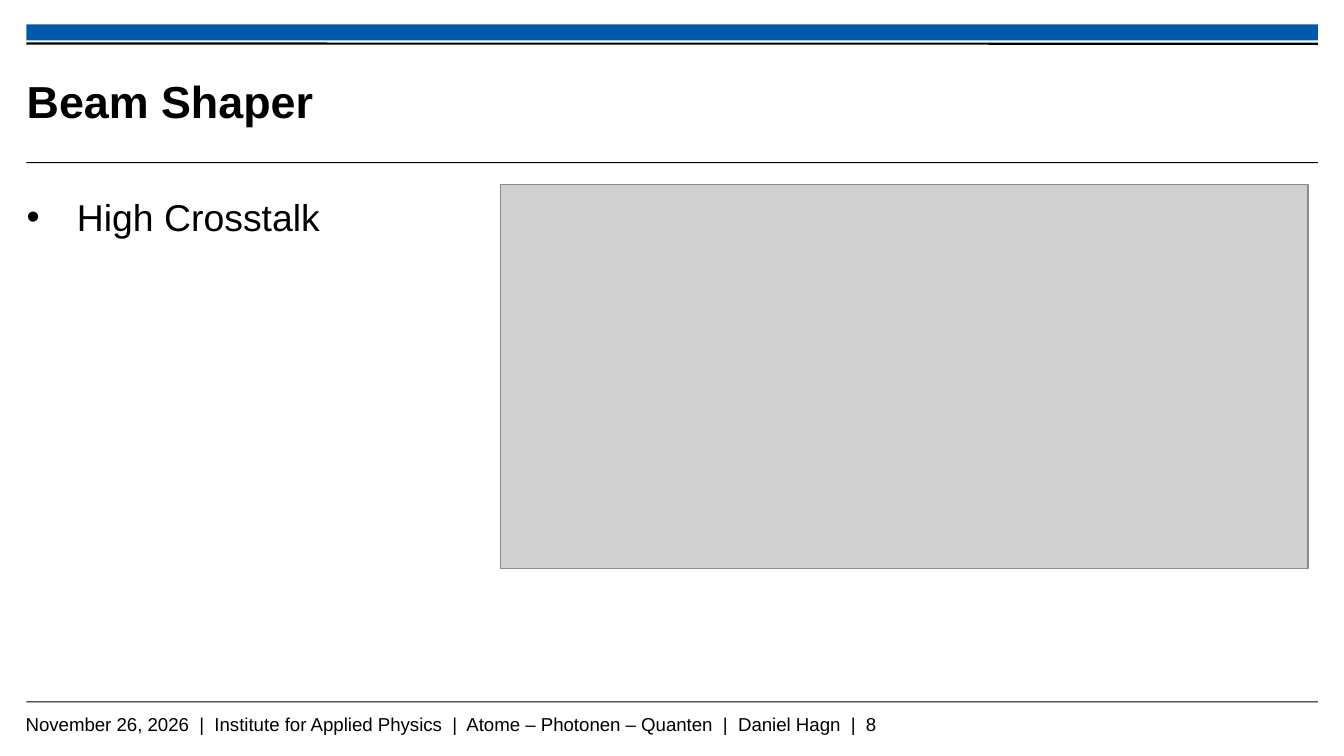
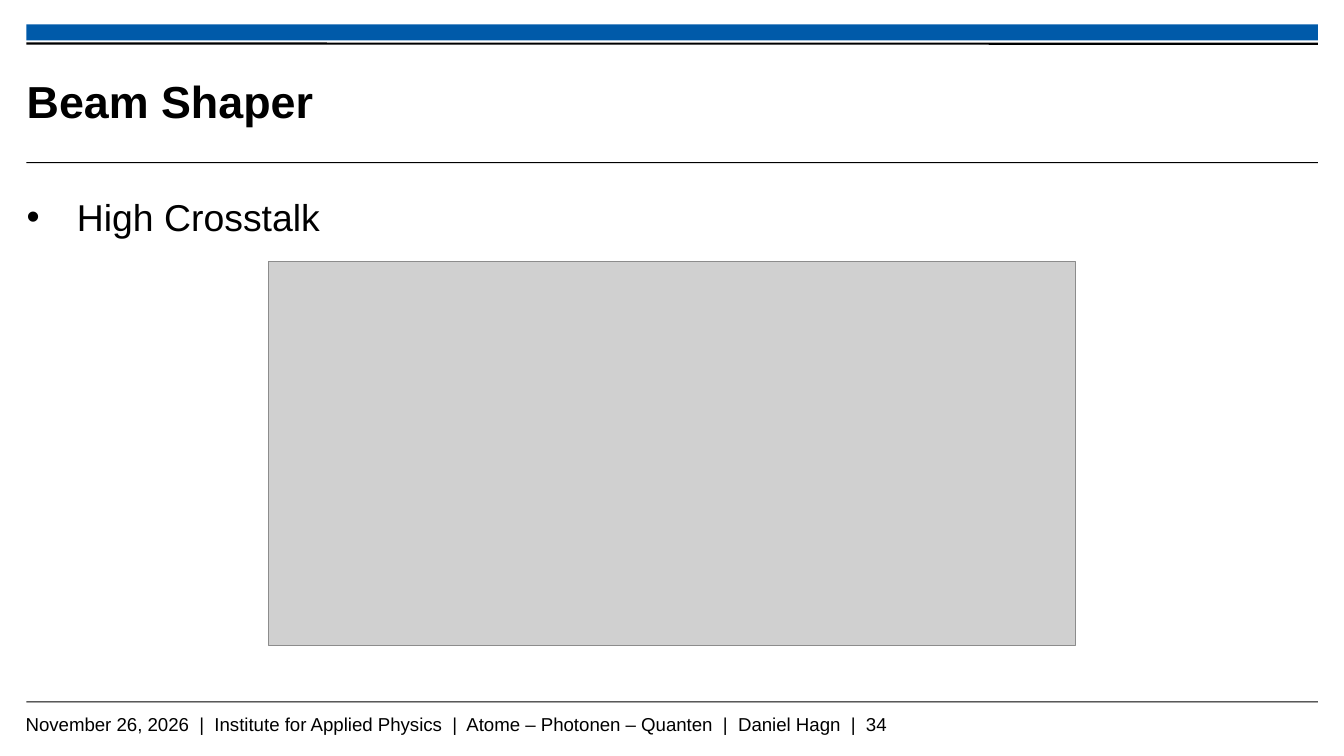
Before and after one commit to Daniel-Hagn-physik/Masterthesis_Backup, a slide deck: slide 34 of Hagn_Daniel_Mastervortrag.pptx (slide 8 before the commit). Drawn at 1344x756 pixels with LibreOffice and Linux fonts; fonts in the diff are those of the drawing; grey boxes stand for pictures; background and template pictures are left out. Boxes give left, top, right and bottom in pixels: in the first picture for what was removed or moved away, otherwise in the second. Text is boxed around its words. In the diff, an @@ line names an element or a change of style, - is before the commit and + after.

```diff
--- a/Hagn_Daniel_Mastervortrag.pptx
+++ b/Hagn_Daniel_Mastervortrag.pptx
@@ picture: place and size @@
-picture at [501, 185, 1309, 569]
+picture at [269, 262, 1077, 645]
@@ text at [26, 717, 887, 735]: text changed @@
-November 26, 2026 | Institute for Applied Physics | Atome – Photonen – Quanten | Daniel Hagn | 8
+November 26, 2026 | Institute for Applied Physics | Atome – Photonen – Quanten | Daniel Hagn | 34
```
Also in this commit, not shown: 7 other slides changed, 3 slides added.
